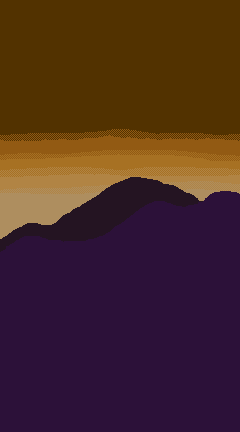
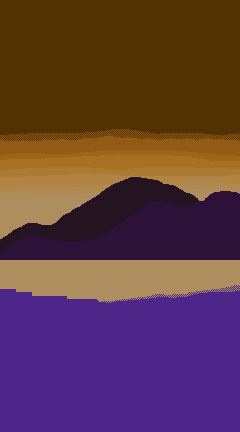
Layer changes from the first 240×432 image to the second:
showed "Calque de dessin 4", painted on it over [0, 260, 240, 432]
painted on "Calque de dessin 6" over [0, 260, 240, 432]
painted on "Calque de dessin 7" over [0, 260, 240, 432]
painted on "Calque de dessin 8" over [0, 260, 240, 432]
